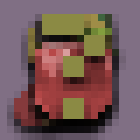
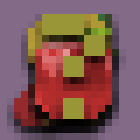
Layers edited between the first and the second w=140, h=140 image:
removed group "Crafting" (1 layers) over (x1=35, y1=14, x2=105, y2=119)
removed layer "PieceOfWood.png" from group "Crafting" over (x1=35, y1=14, x2=105, y2=119)
